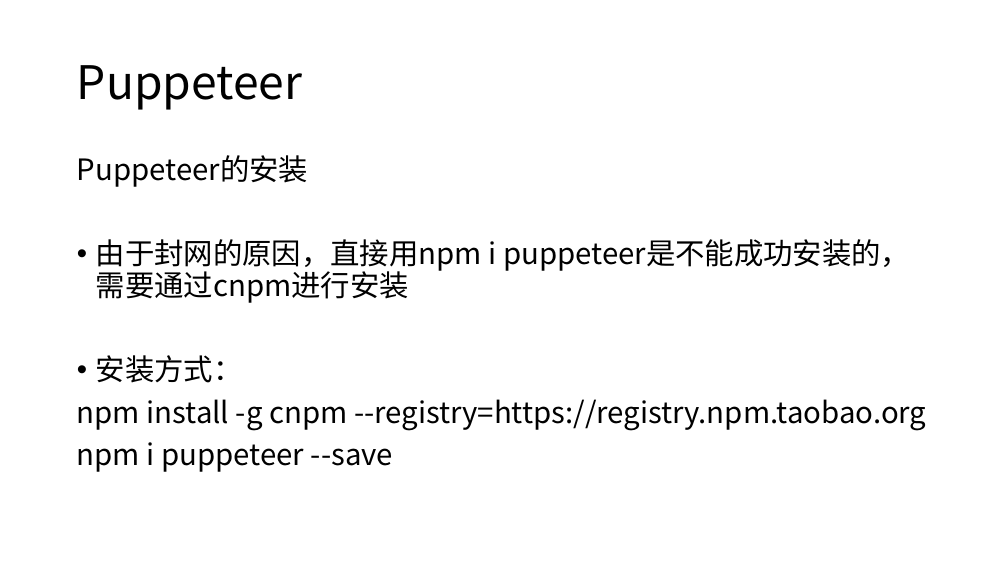
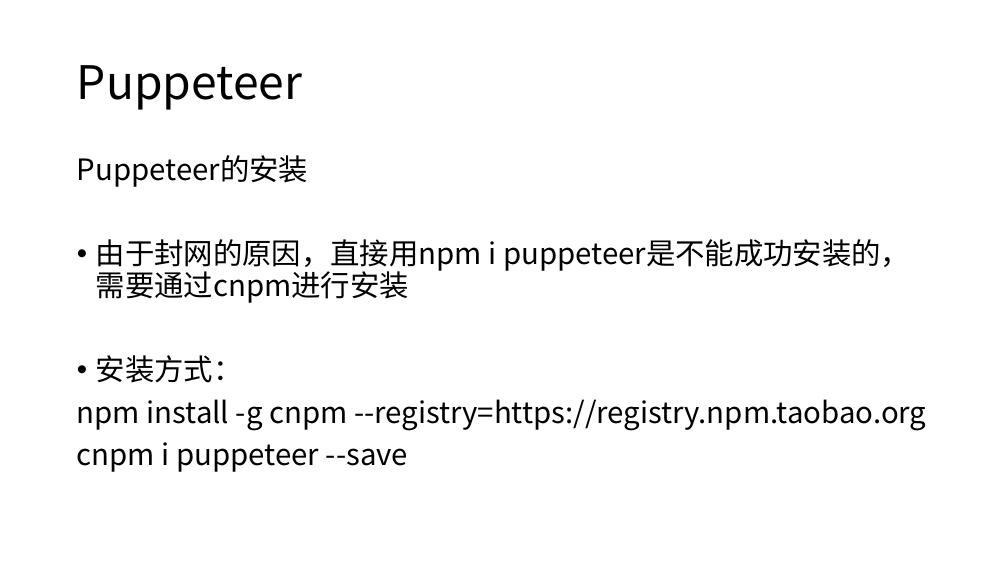
Before and after one commit to Quixote719/Knowledge, a slide deck: slide 7 of 前端工程化的几个常用工具.pptx. Drawn at 1008x567 pixels with LibreOffice and Linux fonts; fonts in the diff are those of the drawing. Boxes give left, top, right and bottom in pixels: in the first picture for what was removed or moved away, otherwise in the second. Text is boxed around its words. In the diff, an @@ line names an element or a change of style, - is before the commit and + after.

```diff
--- a/前端工程化的几个常用工具.pptx
+++ b/前端工程化的几个常用工具.pptx
@@ text at [77, 442, 408, 472]: text changed @@
-npm i puppeteer --save
+cnpm i puppeteer --save
```
Also in this commit, not shown: 8 other slides changed, 4 slides added.
